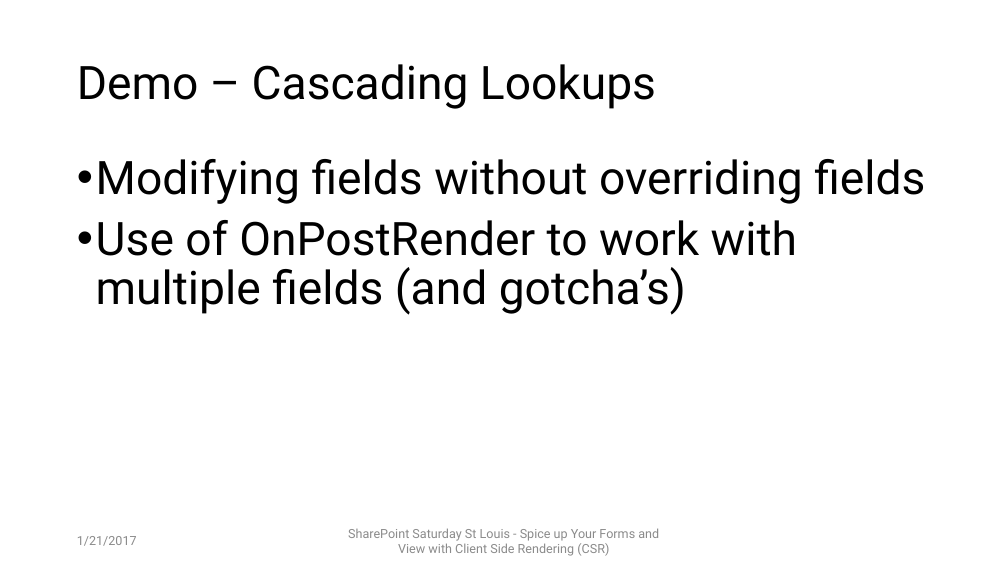
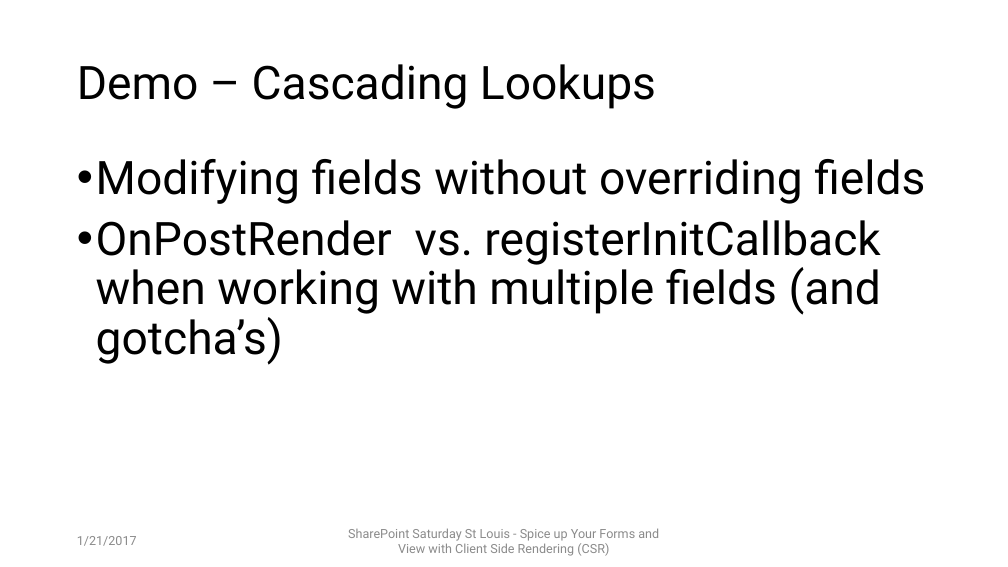
Before and after one commit to mcsheaj/CSRDemos, a slide deck: slide 10 of SPSSTL_CSR.pptx. Drawn at 1008x567 pixels with LibreOffice and Linux fonts; fonts in the diff are those of the drawing. Boxes give left, top, right and bottom in pixels: in the first picture for what was removed or moved away, otherwise in the second. Text is boxed around its words. In the diff, an @@ line names an element or a change of style, - is before the commit and + after.

```diff
--- a/SPSSTL_CSR.pptx
+++ b/SPSSTL_CSR.pptx
@@ text at box(96, 220, 881, 365): text changed @@
-• Use of OnPostRender to work with multiple fields (and gotcha’s)
+• OnPostRender vs. registerInitCallback when working with multiple fields (and gotcha’s)
```
Also in this commit, not shown: 2 other slides changed, 2 other files.
